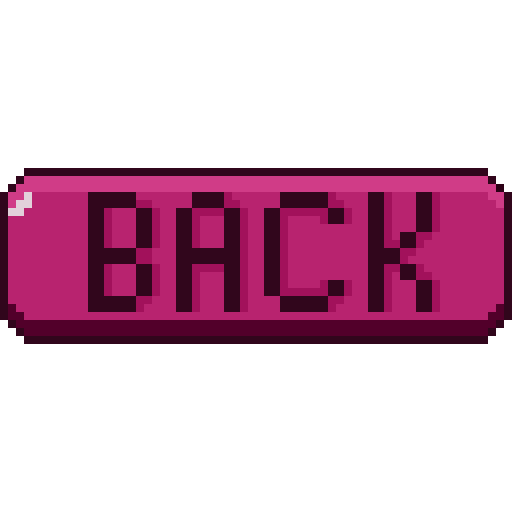
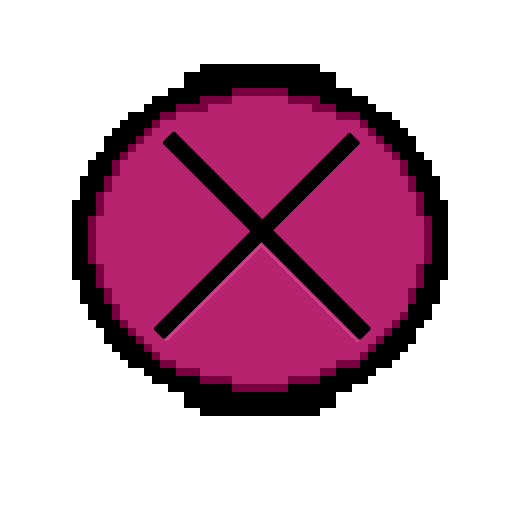
Revision of a layered 512x512 image; what changed, layer by layer:
added layer "Capa de pintura 1" above "Copia de Capa de pintura 4 Fusionada" over (77, 78, 397, 398)
added layer "Copia de Capa de pintura 4 Fusionada" (2nd of 2) above "Capa de pintura 4 Fusionada" over (11, 64, 459, 416)
hid "Copia de Fondo Fusionada" (2nd of 3), painted on it over (0, 128, 512, 384)
